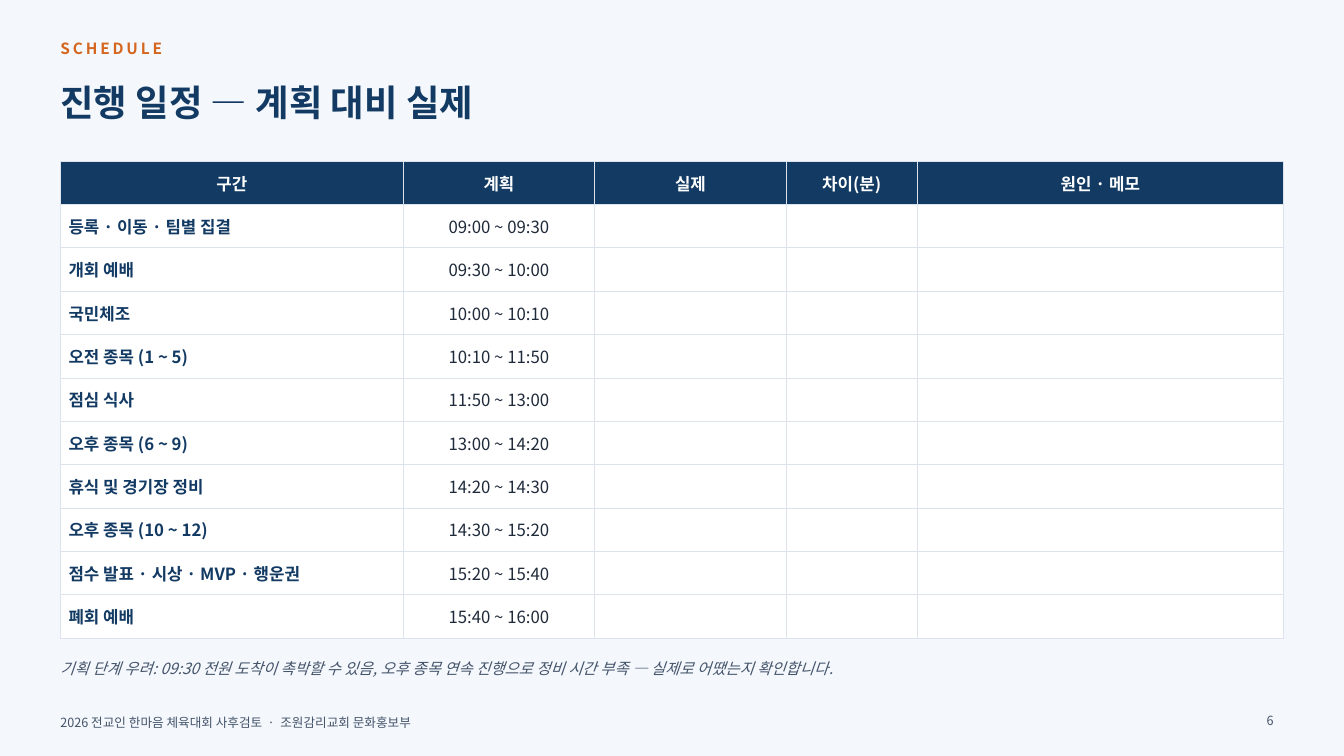
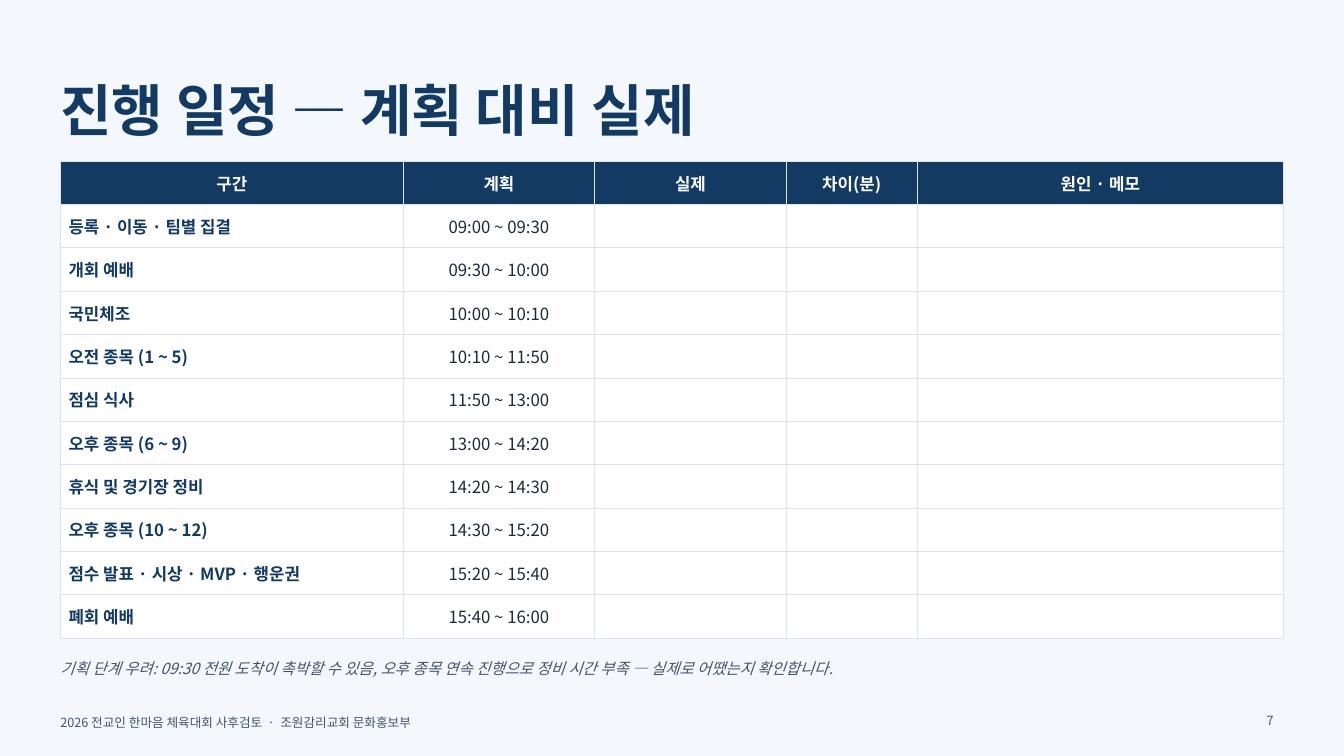
Before and after one commit to sungo-bae/miniature-octo-spoon, a slide deck: slide 7 of 2026_한마음체육대회_사후검토_1017.pptx (slide 6 before the commit). Drawn at 1344x756 pixels with LibreOffice and Linux fonts; fonts in the diff are those of the drawing; background and template pictures are left out. Boxes give left, top, right and bottom in pixels: in the first picture for what was removed or moved away, otherwise in the second. Text is boxed around its words. In the diff, an @@ line names an element or a change of style, - is before the commit and + after.

```diff
--- a/2026_한마음체육대회_사후검토_1017.pptx
+++ b/2026_한마음체육대회_사후검토_1017.pptx
@@ text removed at <box>60,42,162,54</box> @@
-SCHEDULE
@@ title "진행 일정 — 계획 대비 ..." at <box>60,83,695,136</box>: size 26 to 40 pt @@
@@ page number at <box>1267,715,1274,725</box>: text changed @@
-6
+7
```
Also in this commit, not shown: 13 other slides changed, 1 slide added.
